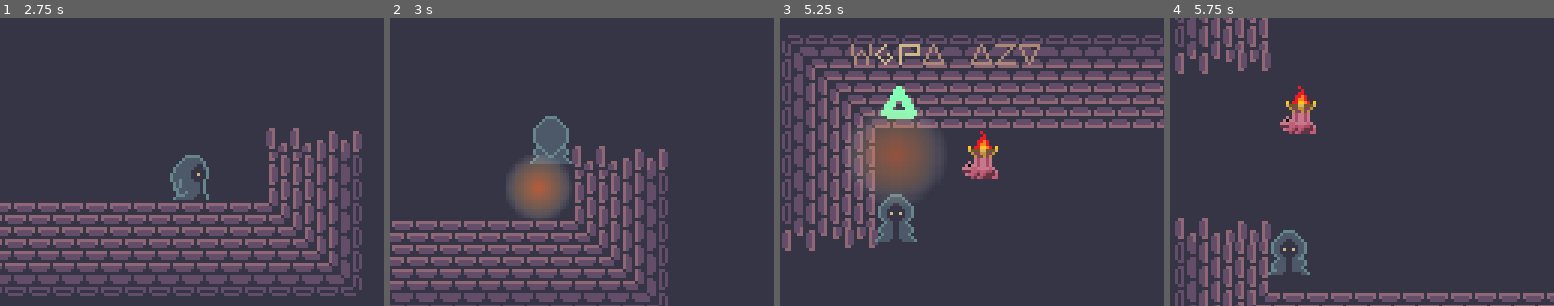
Above: before the commit, frames 1-4 (left to right).
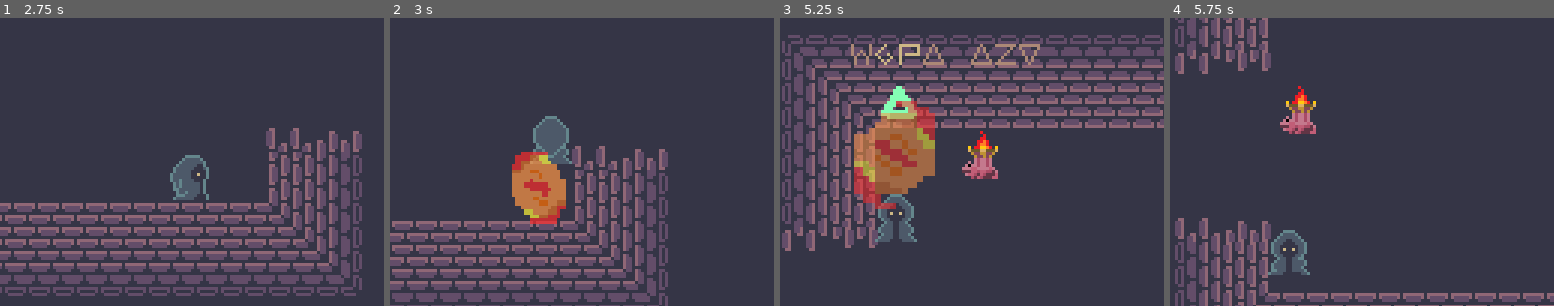
Above: after the commit, the same moments.

Repository: JoshuaKlot/gdg-game-jam-5
Game: Godot game, scene res://scene/game.tscn
Same seed, same stepped clock (60 frames per second), same inputs: the game is played once before the commit and once after it.
Inputs:
- Up to frame 1 (2.75 s): tap Enter at 0.5 s; hold D (p_right) 0.53-1.28 s; hold 1 (cast_slot0) 0.53-1.28 s; hold S (p_down) 1.28-2.03 s; tap Space (p_cast) at 1.35 s; hold D (p_right) from 2.03 s (still down); hold E (p_collect) from 2.03 s (still down)
- Up to frame 2 (3 s): release D (p_right) at 2.78 s; release E (p_collect) at 2.78 s; hold W (p_up) from 2.78 s (still down); tap 1 (cast_slot0) at 2.85 s
- Up to frame 3 (5.25 s): release W (p_up) at 3.53 s; hold Space (p_cast) 3.53-4.28 s; hold A (p_left) 3.53-5.03 s; tap E (p_collect) at 4.35 s; hold S (p_down) from 5.03 s (still down); hold 1 (cast_slot0) from 5.03 s (still down)
- Up to frame 4 (5.75 s): keep holding S (p_down); keep holding 1 (cast_slot0)
The pictures show only the part of the screen within x 35-85%, y 23-73%; the shares and areas given below are measured in that part.

Frame 1 is identical in both runs. In frame 2, 3.0% of the frame differs, in the area x 30-47%, y 46-72%; in frame 3, 5.8%, in the area x 19-41%, y 28-67%; in frame 4, nothing differs.

Commit message:
fireball_changed

Diff:
--- a/scene/fire_spell.gd
+++ b/scene/fire_spell.gd
@@ -6,7 +6,7 @@
 @export var max_scale: float = 5
 
 @onready var collision: CollisionShape2D = $CollisionShape2D
-@onready var sprite: Sprite2D = $Sprite2D
+@onready var sprite: AnimatedSprite2D = $AnimatedSprite2D
 
 var alive_for: float = 0
 
--- a/scene/fire_spell.tscn
+++ b/scene/fire_spell.tscn
@@ -1,18 +1,43 @@
-[gd_scene load_steps=5 format=3 uid="uid://qdfg6o3r4y47"]
+[gd_scene load_steps=9 format=3 uid="uid://qdfg6o3r4y47"]
 
 [ext_resource type="Script" uid="uid://bdc3shuv4gxyv" path="res://scene/fire_spell.gd" id="1_rvosn"]
+[ext_resource type="Texture2D" uid="uid://croesrkgxnckk" path="res://asset/fireball.png" id="2_lofvj"]
 
-[sub_resource type="Gradient" id="Gradient_rvosn"]
-offsets = PackedFloat32Array(0, 0.62666667, 1)
-colors = PackedColorArray(0.93333334, 0.41568628, 0.19607843, 1, 0.83634686, 0.606099, 0.39538556, 0.49019608, 1, 1, 1, 0)
+[sub_resource type="AtlasTexture" id="AtlasTexture_5wyn2"]
+atlas = ExtResource("2_lofvj")
+region = Rect2(0, 0, 16, 16)
 
-[sub_resource type="GradientTexture2D" id="GradientTexture2D_lofvj"]
-gradient = SubResource("Gradient_rvosn")
-width = 32
-height = 32
-fill = 1
-fill_from = Vector2(0.5, 0.5)
-fill_to = Vector2(1, 0.5)
+[sub_resource type="AtlasTexture" id="AtlasTexture_46k7n"]
+atlas = ExtResource("2_lofvj")
+region = Rect2(16, 0, 16, 16)
+
+[sub_resource type="AtlasTexture" id="AtlasTexture_ev08x"]
+atlas = ExtResource("2_lofvj")
+region = Rect2(0, 16, 16, 16)
+
+[sub_resource type="AtlasTexture" id="AtlasTexture_3m25a"]
+atlas = ExtResource("2_lofvj")
+region = Rect2(16, 16, 16, 16)
+
+[sub_resource type="SpriteFrames" id="SpriteFrames_gn0ol"]
+animations = [{
+"frames": [{
+"duration": 1.0,
+"texture": SubResource("AtlasTexture_5wyn2")
+}, {
+"duration": 1.0,
+"texture": SubResource("AtlasTexture_46k7n")
+}, {
+"duration": 1.0,
+"texture": SubResource("AtlasTexture_ev08x")
+}, {
+"duration": 1.0,
+"texture": SubResource("AtlasTexture_3m25a")
+}],
+"loop": true,
+"name": &"default",
+"speed": 12.0
+}]
 
 [sub_resource type="CircleShape2D" id="CircleShape2D_lofvj"]
 radius = 8.0
@@ -21,9 +46,9 @@
 monitoring = false
 script = ExtResource("1_rvosn")
 
-[node name="Sprite2D" type="Sprite2D" parent="."]
-scale = Vector2(0.5, 0.5)
-texture = SubResource("GradientTexture2D_lofvj")
+[node name="AnimatedSprite2D" type="AnimatedSprite2D" parent="."]
+sprite_frames = SubResource("SpriteFrames_gn0ol")
+autoplay = "default"
 
 [node name="CollisionShape2D" type="CollisionShape2D" parent="."]
 shape = SubResource("CircleShape2D_lofvj")
Binary file added: asset/fireball.png
Not shown, added: asset/fireball.png.import
